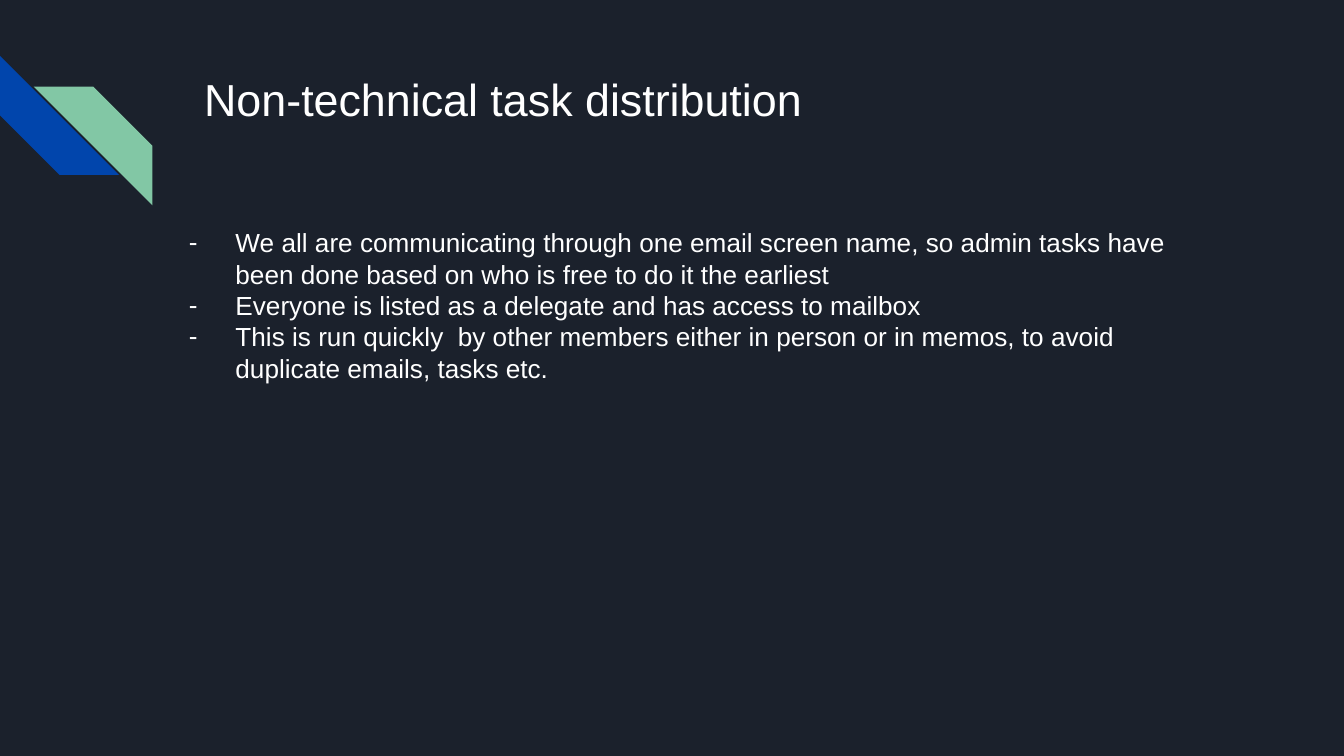
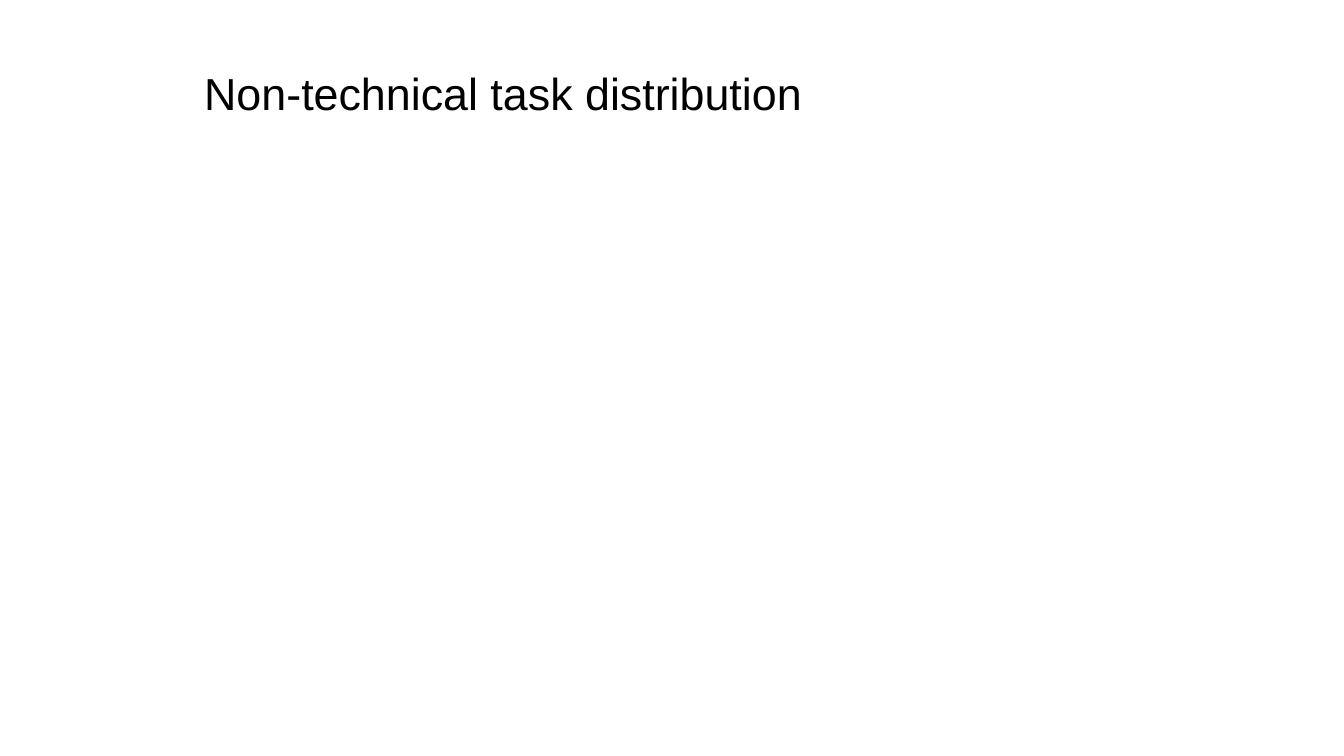
Before and after one commit to m3l1k4/Capstone_F19_Group_110, a slide deck: slide 11 of documents/proposal/20191010 - Presentation.pptx. Drawn at 1344x756 pixels with LibreOffice and Linux fonts; fonts in the diff are those of the drawing. Boxes give left, top, right and bottom in pixels: in the first picture for what was removed or moved away, otherwise in the second. Text is boxed around its words. In the diff, an @@ line names an element or a change of style, - is before the commit and + after.

```diff
--- a/documents/proposal/20191010 - Presentation.pptx
+++ b/documents/proposal/20191010 - Presentation.pptx
@@ background #1B212C to #FFFFFF @@
@@ diag stripe removed at [0,56,118,175] @@
@@ title "Non-technical task distribution" at [204,77,802,111]: text colour #FFFFFF to #000000; line spacing 1 to 0.9 @@
@@ diag stripe removed at [34,86,152,204] @@
@@ text removed at [235,233,1165,384] @@
-– We all are communicating through one email screen name, so admin tasks have been done based on who is free to do it the earliest
-– Everyone is listed as a delegate and has access to mailbox
-– This is run quickly by other members either in person or in memos, to avoid duplicate emails, tasks etc.
```
Also in this commit, not shown: 10 other slides changed, 1 other file.
